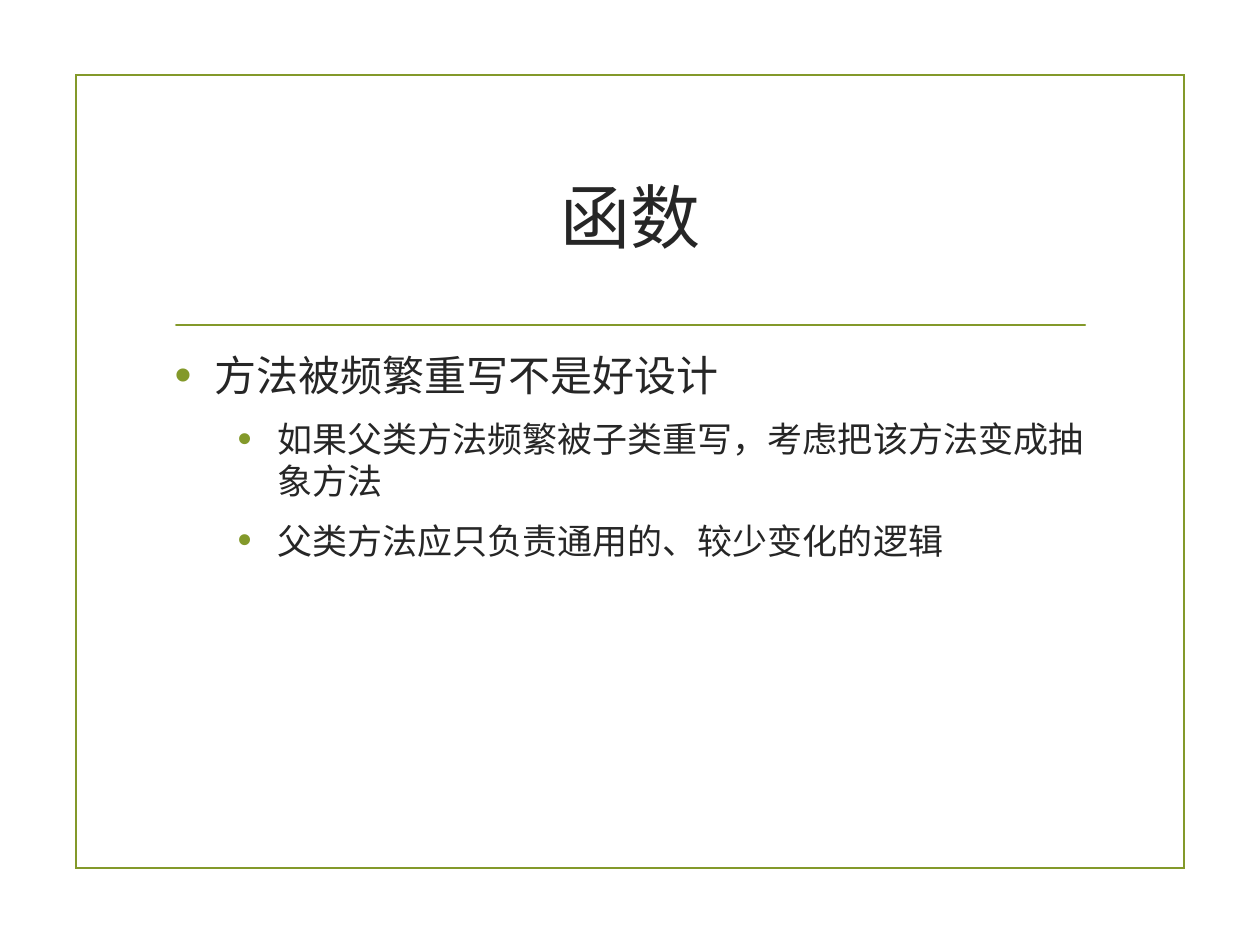
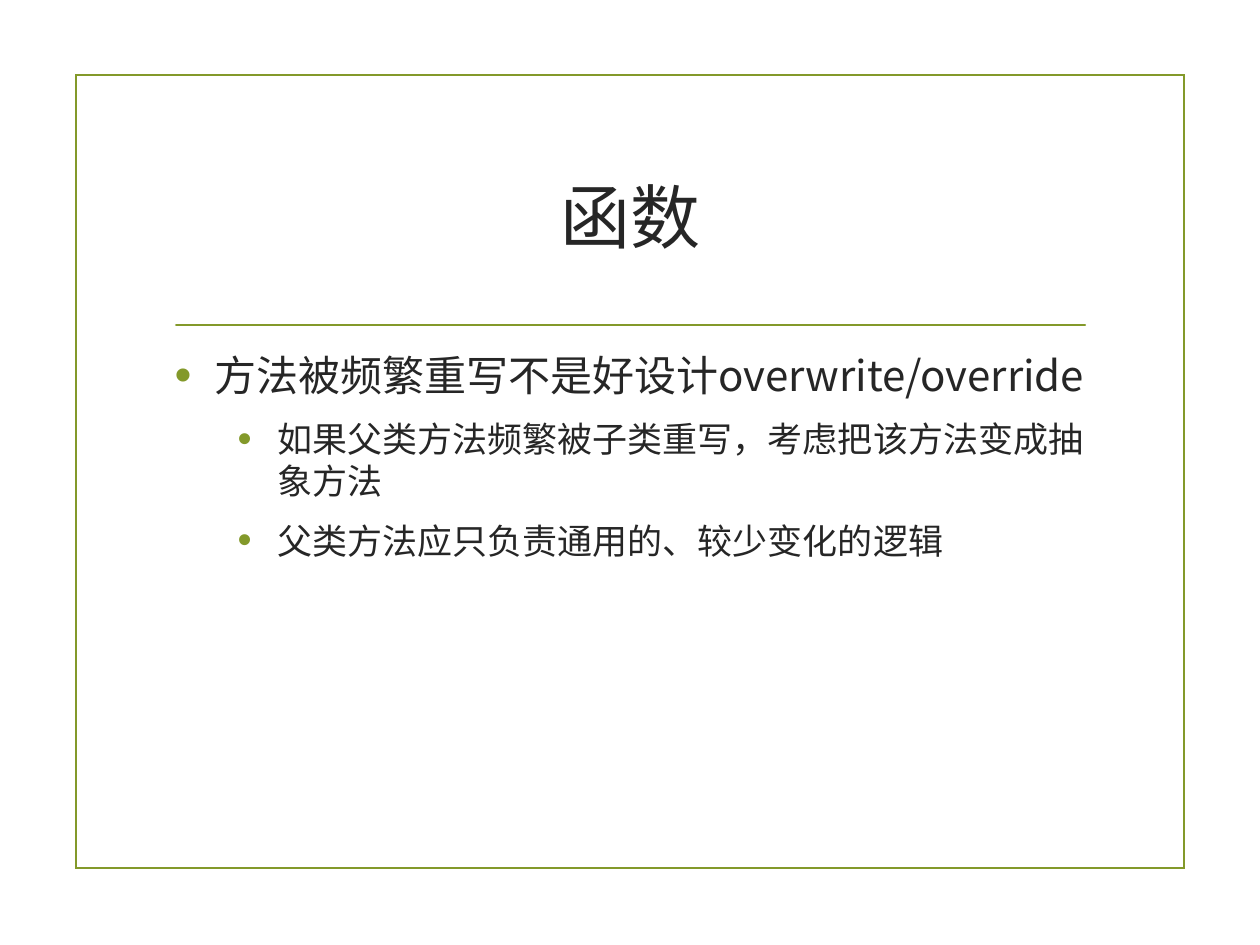
Before and after one commit to zuoshenghuang/curriculum, a slide deck: slide 21 of software/Ch_3_rules_demo.pptx. Drawn at 1260x945 pixels with LibreOffice and Linux fonts; fonts in the diff are those of the drawing; background and template pictures are left out. Boxes give left, top, right and bottom in pixels: in the first picture for what was removed or moved away, otherwise in the second. Text is boxed around its words. In the diff, an @@ line names an element or a change of style, - is before the commit and + after.

```diff
--- a/software/Ch_3_rules_demo.pptx
+++ b/software/Ch_3_rules_demo.pptx
@@ text at (214,355,1084,399): text changed @@
-• 方法被频繁重写不是好设计
+• 方法被频繁重写不是好设计overwrite/override
```
Also in this commit, not shown: 15 other slides changed, 1 slide added, 1 slide removed, 1 other file.
